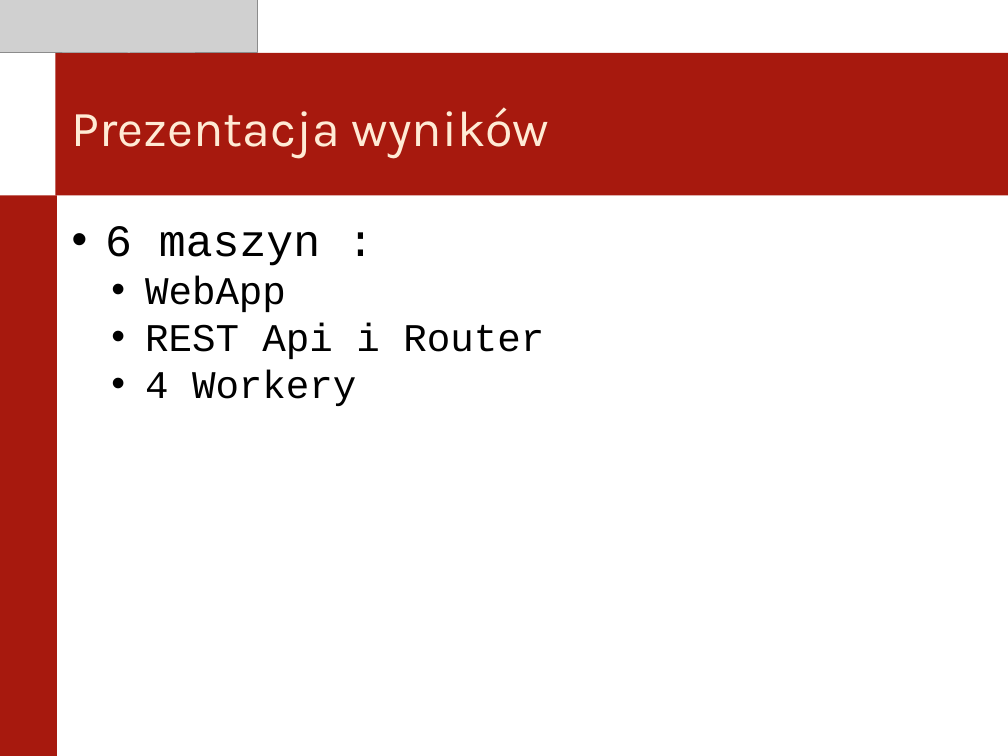
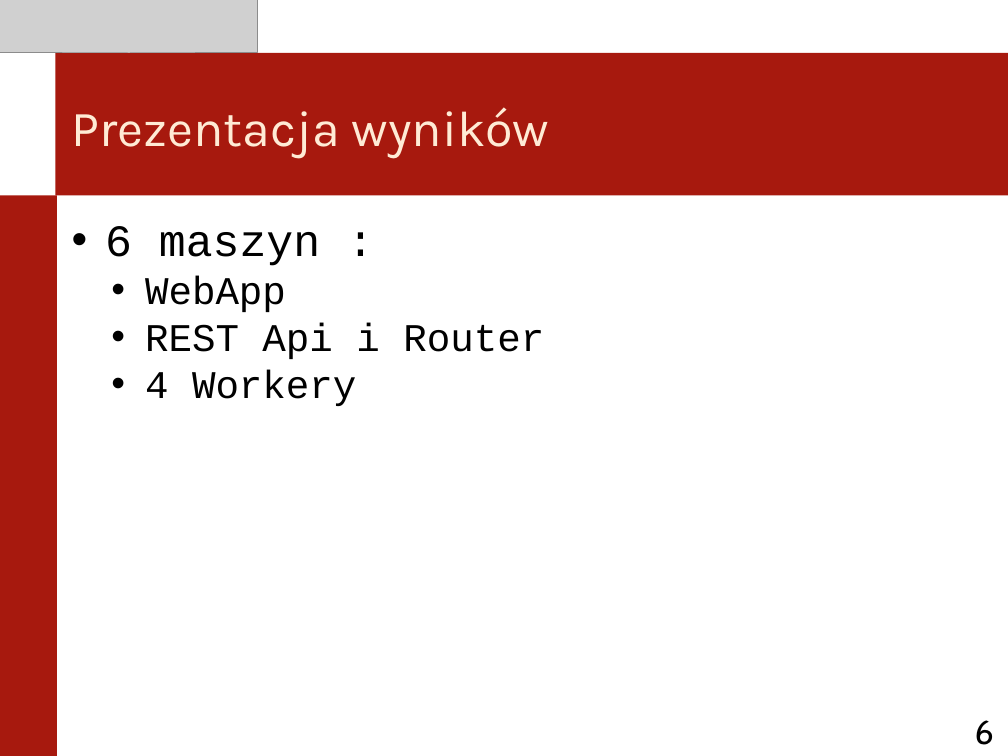
Before and after one commit to 225985/studia, a slide deck: slide 6 of doc/prototyp.ppt. Drawn at 1008x756 pixels with LibreOffice and Linux fonts; fonts in the diff are those of the drawing; grey boxes stand for pictures. Boxes give left, top, right and bottom in pixels: in the first picture for what was removed or moved away, otherwise in the second. Text is boxed around its words. In the diff, an @@ line names an element or a change of style, - is before the commit and + after.

```diff
--- a/doc/prototyp.ppt
+++ b/doc/prototyp.ppt
@@ page number added at box(975, 720, 994, 745), 24 pt, text #000000 @@
+6
```
Also in this commit, not shown: 8 other slides changed, 1 other file.
